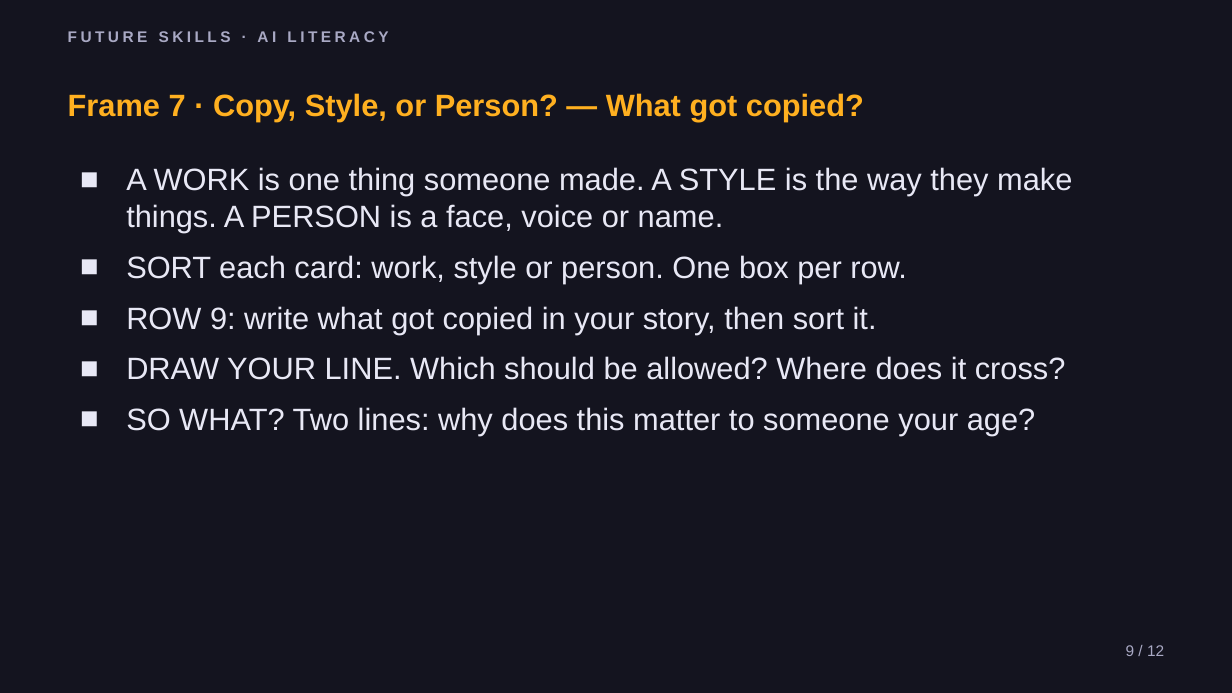
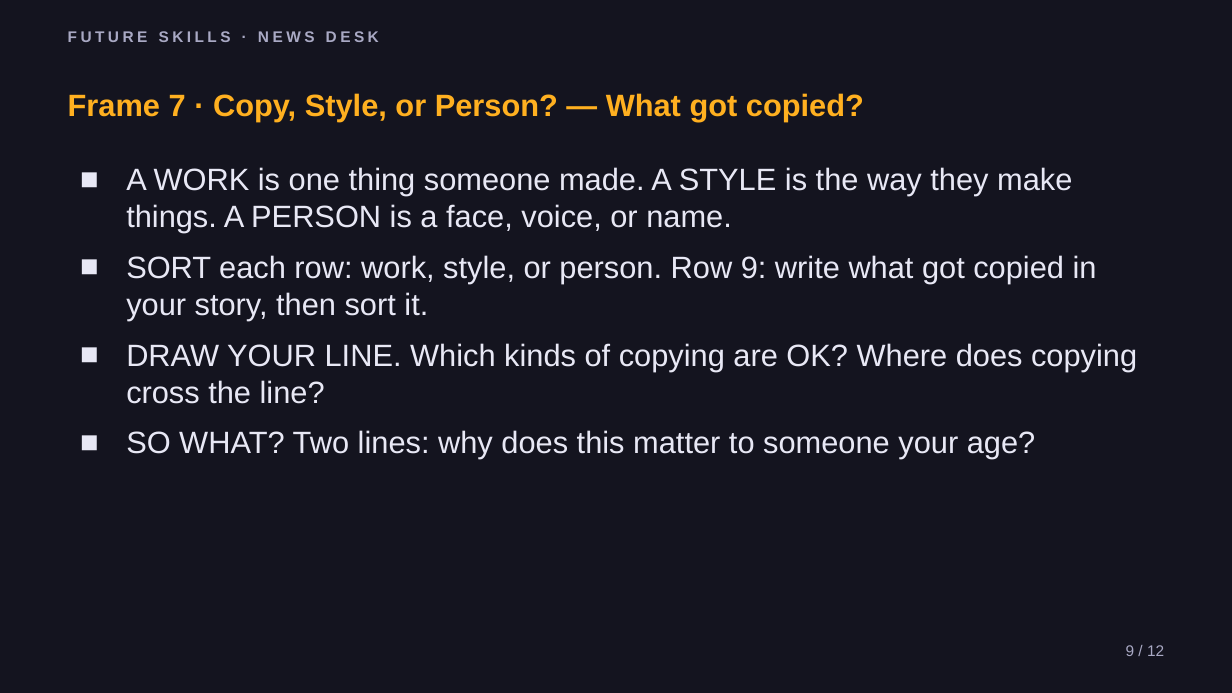
Before and after one commit to phiunit/tptphi, a slide deck: slide 9 of products/news-desk-frames/dist/News Desk - Slides.pptx. Drawn at 1232x693 pixels with LibreOffice and Linux fonts; fonts in the diff are those of the drawing. Boxes give left, top, right and bottom in pixels: in the first picture for what was removed or moved away, otherwise in the second. Text is boxed around its words. In the diff, an @@ line names an element or a change of style, - is before the commit and + after.

```diff
--- a/products/news-desk-frames/dist/News Desk - Slides.pptx
+++ b/products/news-desk-frames/dist/News Desk - Slides.pptx
@@ text at [68, 31, 379, 42]: text changed @@
-FUTURE SKILLS · AI LITERACY
+FUTURE SKILLS · NEWS DESK
@@ text at [126, 167, 1137, 404]: text changed @@
-■ A WORK is one thing someone made. A STYLE is the way they make things. A PERSON is a face, voice or name.
-■ SORT each card: work, style or person. One box per row.
-■ ROW 9: write what got copied in your story, then sort it.
-■ DRAW YOUR LINE. Which should be allowed? Where does it cross?
+■ A WORK is one thing someone made. A STYLE is the way they make things. A PERSON is a face, voice, or name.
+■ SORT each row: work, style, or person. Row 9: write what got copied in your story, then sort it.
+■ DRAW YOUR LINE. Which kinds of copying are OK? Where does copying cross the line?
```
Also in this commit, not shown: 11 other slides changed, 58 other files.
